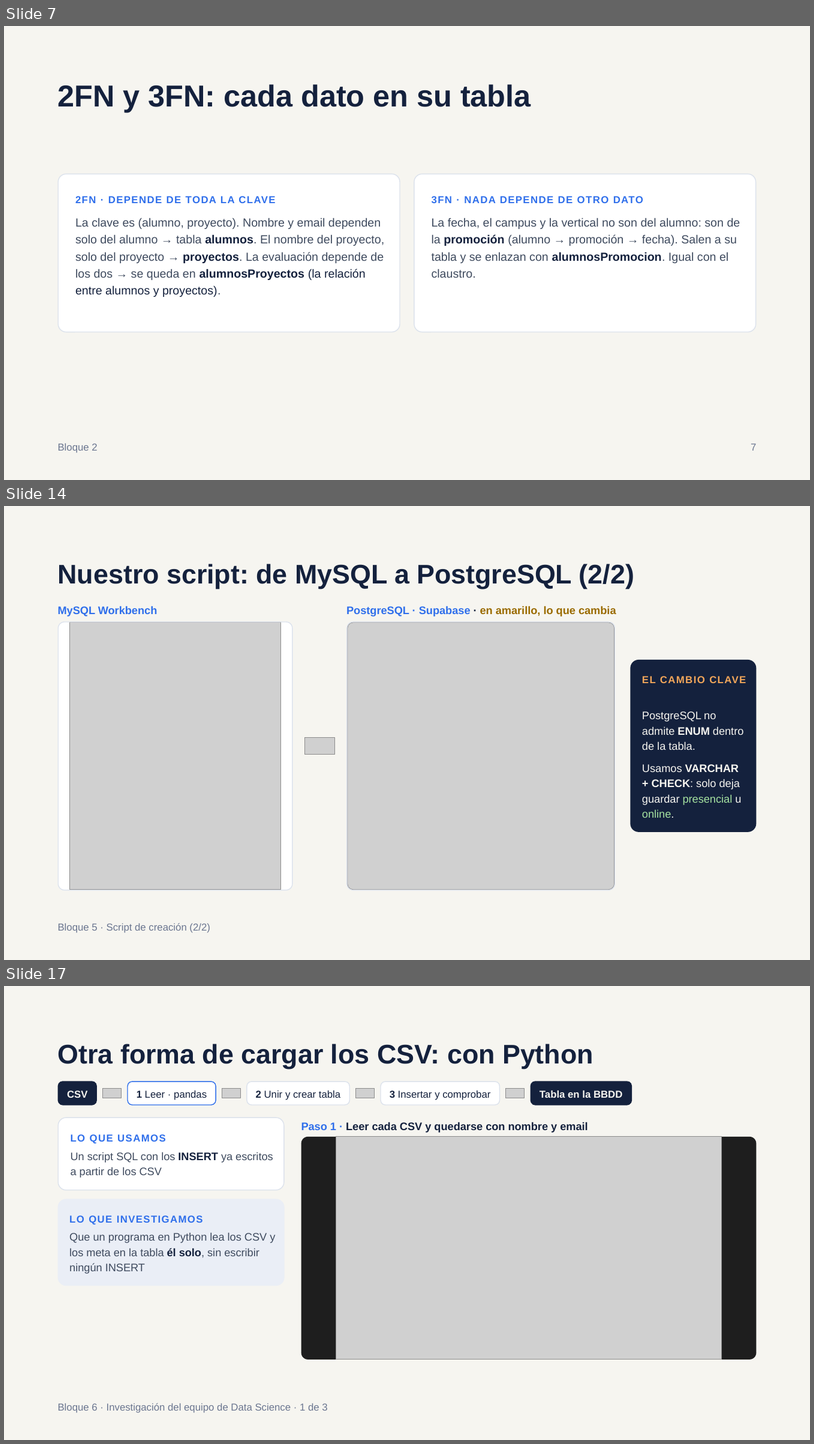
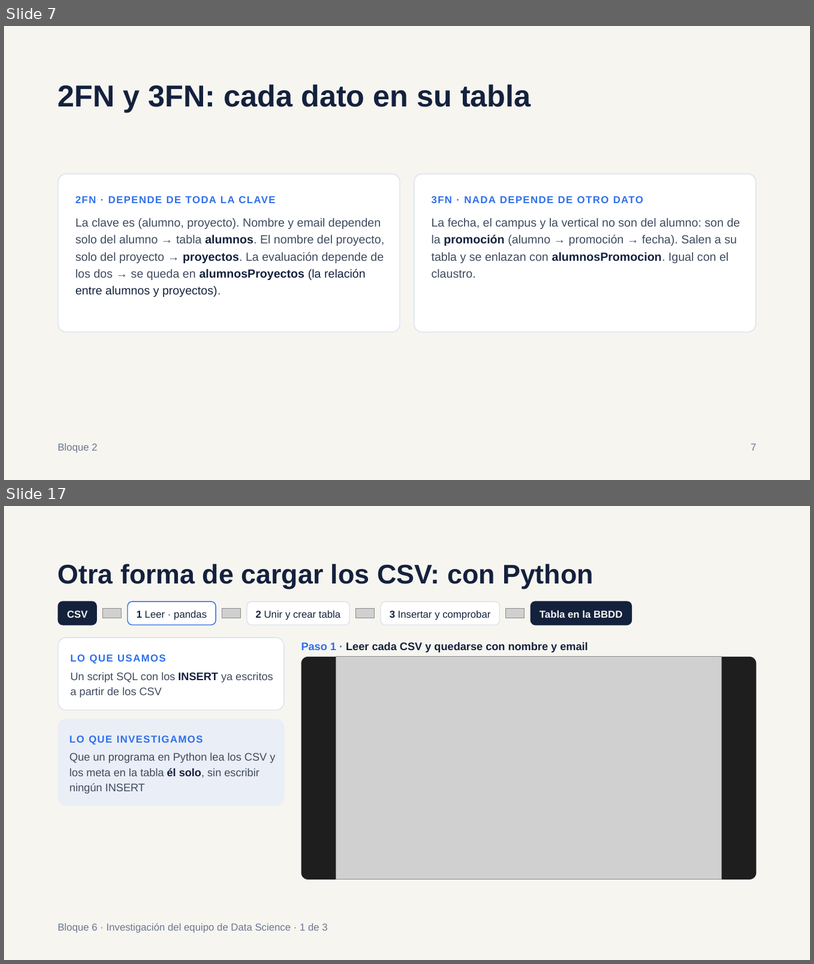
Before and after one commit to palejandra1111-dotcom/ProyectoGrupal-BBDD, a slide deck: docs/Presentacion.pptx. Shown one above the other, each under a label of ours: slides 7, 14 and 17 before the commit, slides 7 and 17 after it; the slides between them are not shown. The pictures are 814x1444 and 814x964 pixels, drawn with LibreOffice and Linux fonts; fonts in the diff are those of the drawing; grey boxes stand for pictures. Boxes give left, top, right and bottom in pixels: in the first picture for what was removed or moved away, otherwise in the second. Text is boxed around its words. In the diff, an @@ line names an element or a change of style, - is before the commit and + after.

```diff
--- a/docs/Presentacion.pptx
+++ b/docs/Presentacion.pptx
@@ slide 14 removed at <box>4,506,810,960</box>, background #F6F5F0 @@
@@ title removed at <box>58,564,635,589</box> @@
-Nuestro script: de MySQL a PostgreSQL (2/2)
@@ text removed at <box>58,606,158,616</box> @@
-MySQL Workbench
@@ text removed at <box>347,606,617,616</box> @@
-PostgreSQL · Supabase · en amarillo, lo que cambia
@@ rounded rectangle removed at <box>58,622,293,890</box> @@
@@ rounded rectangle removed at <box>59,622,293,890</box> @@
@@ picture removed at <box>70,622,281,889</box> @@
@@ rounded rectangle removed at <box>347,622,615,890</box> @@
@@ rounded rectangle removed at <box>347,622,615,890</box> @@
@@ picture removed at <box>348,622,615,889</box> @@
@@ rounded rectangle removed at <box>631,660,756,832</box> @@
@@ text removed at <box>642,676,746,683</box> @@
-EL CAMBIO CLAVE
@@ text removed at <box>642,711,744,750</box> @@
-PostgreSQL no admite ENUM dentro de la tabla.
@@ picture removed at <box>305,737,335,754</box> @@
@@ text removed at <box>642,764,741,817</box> @@
-Usamos VARCHAR + CHECK: solo deja guardar presencial u online.
@@ text removed at <box>58,922,210,933</box> @@
-Bloque 5 · Script de creación (2/2)
```
Also in this commit, not shown: 13 slides changed, 1 slide added, 27 other files.
